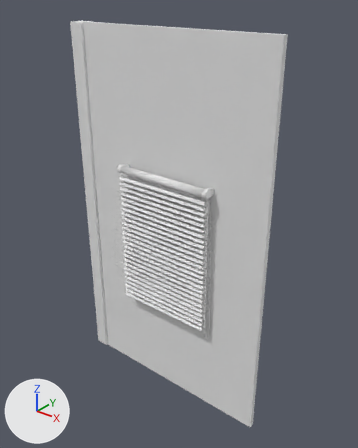
One commit to the FBX model Assets/fbx/room/wall_window_small.fbx: the scene before it, then after it.
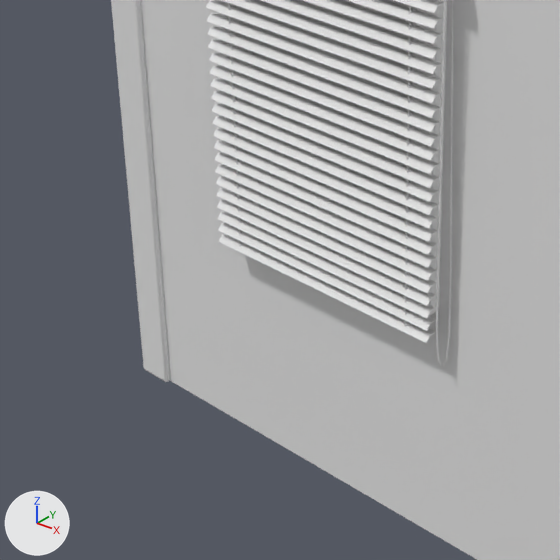
There are two pictures of each version: one whole from a 50 mm camera at (2.6, -3.09, 3.8) aimed at (0.05, 0.11, 1.82), one close up on the part from 13% to 70% of the width and 46% to 91% of the height. Arrows for +X, +Y and +Z are at lower left; the lights stay in place. Where no turn or scale is listed for an object, it has been applied to the vertices.

In view in the first close-up: 'Plane', 'room_Cube.022', 'room_column_l.004', 'room_wall_window_small'.
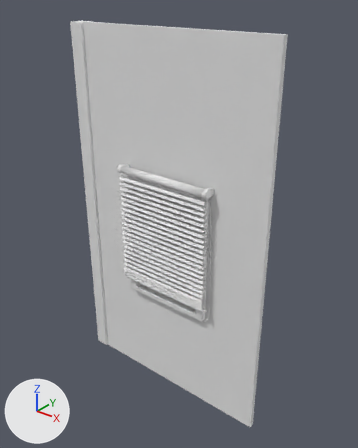
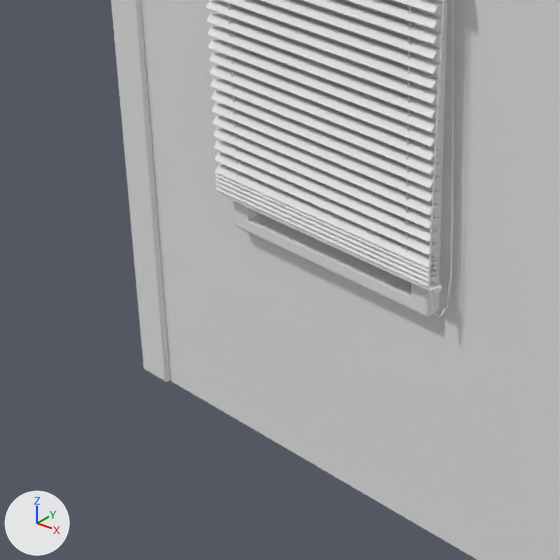
Pixel boxes [x1, y1, x2, y2] of what changed, in the close-ups (560 x 560 px):
'Plane', reshaped
    before: [206, 0, 444, 343]
    after: [206, 0, 443, 268]
'Plane.001', added
    after: [215, 173, 437, 287]
'Cube.001', added
    after: [215, 190, 442, 294]
part 1 of me_mesh_002, deleted
    before: [216, 176, 437, 343]
'room_Cube.022', unchanged, uncovered by the edit
    both: [224, 0, 447, 317]

What changed in the scene script:
```text
Change me_mesh_002:
    used by ob_plane; location = (-0.009, -0.074, 2.199)
    remove me_mesh_002.from_pydata(...)  # 832 vertices, 884 faces; spans x -0.478..0.478, y -0.025..0.027, z -1.262..0.012
    add me_mesh_002.from_pydata(...)  # 640 vertices, 680 faces; spans x -0.478..0.478, y -0.025..0.027, z -0.962..0.012
    me_mesh_002 part 1: 6 loose pieces with 192 vertices, spanning x -0.478..0.478, y -0.025..0.027, z -1.262..-0.988, are deleted
Add me_mesh_003_1:
    me_mesh_003_1.from_pydata(...)  # 128 vertices, 136 faces; spans x -0.478..0.478, y -0.025..0.027, z -0.07..0.012
    me_mesh_003_1.materials.append(mat_lemels_mat)  # white #e7e7e7
Add me_mesh_002_1:
    me_mesh_002_1.from_pydata(...)  # 36 vertices, 36 faces; spans x -0.496..0.496, y -0.018..0.022, z 0.02..0.042
Add ob_plane_001:
    ob_plane_001 = bpy.data.objects.new('Plane.001', me_mesh_003_1)
    ob_plane_001.location = (-0.009, -0.074, 1.234)
Add ob_cube_001:
    ob_cube_001 = bpy.data.objects.new('Cube.001', me_mesh_002_1)
    ob_cube_001.location = (0.0, -0.077, 1.118)
```
